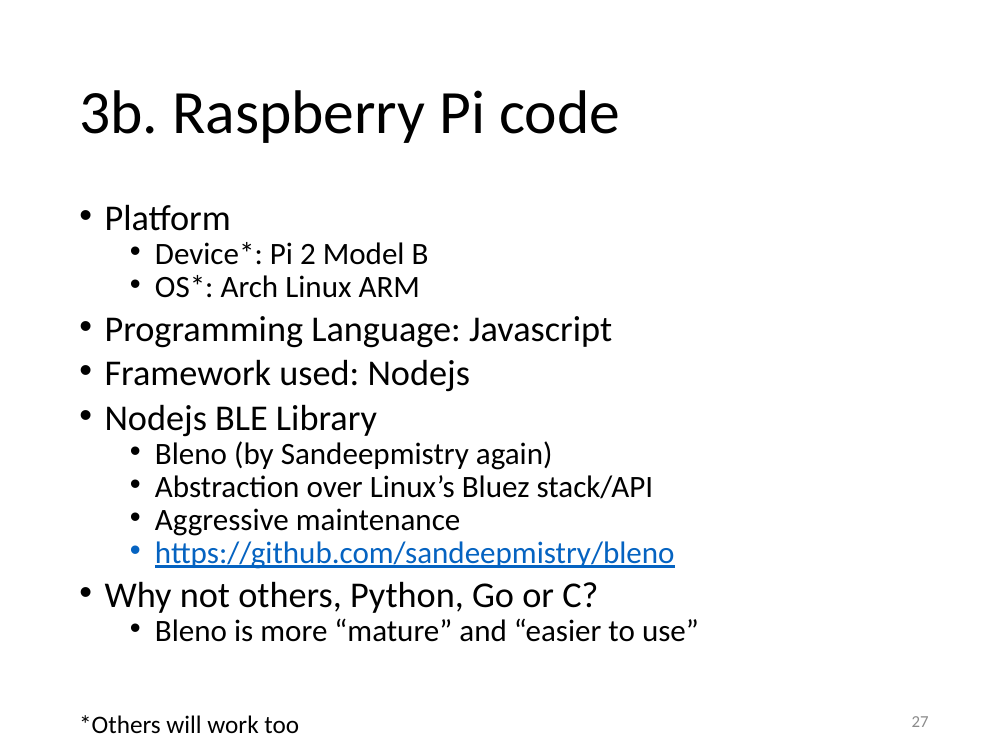
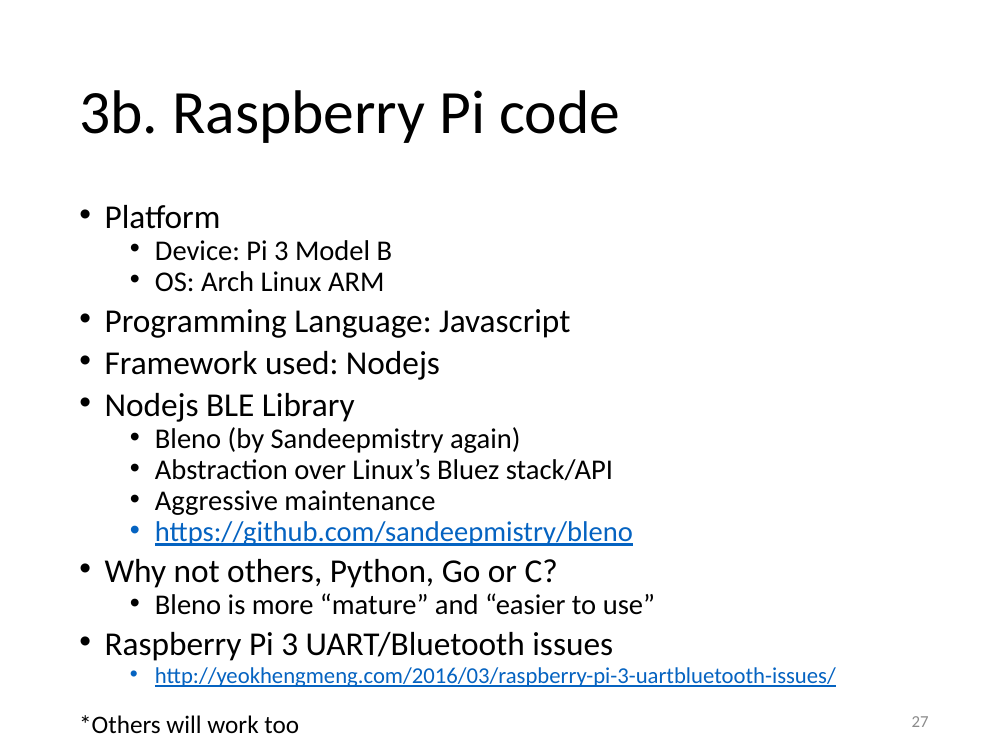
Before and after one commit to yeokm1/intro-to-ble, a slide deck: slide 27 of intro to ble.pptx. Drawn at 1008x756 pixels with LibreOffice and Linux fonts; fonts in the diff are those of the drawing. Boxes give left, top, right and bottom in pixels: in the first picture for what was removed or moved away, otherwise in the second. Text is boxed around its words. In the diff, an @@ line names an element or a change of style, - is before the commit and + after.

Commit message:
some updates

```diff
--- a/intro to ble.pptx
+++ b/intro to ble.pptx
@@ text at bbox=[105, 205, 655, 615]: size 25.9 to 23.8 pt in "Platform", "Programming Language: Javascript", "Framework used: Nodejs", "Nodejs BLE Library" and 1 more places; size 22.2 to 20.4 pt in "Bleno (by Sandeepmistry again)", "Abstraction over Linux’s Bluez stack/API", "Aggressive maintenance", "https://github.com/sandeepmistry/bleno" and 1 more places @@
@@ text at bbox=[155, 240, 393, 292]: text changed; size 22.2 to 20.4 pt @@
-  • Device*: Pi 2 Model B
-  • OS*: Arch Linux ARM
+  • Device: Pi 3 Model B
+  • OS: Arch Linux ARM
@@ text at bbox=[105, 632, 836, 687]: paragraphs added @@
+• Raspberry Pi 3 UART/Bluetooth issues
+  • http://yeokhengmeng.com/2016/03/raspberry-pi-3-uartbluetooth-issues/
```
Also in this commit, not shown: 1 other slide changed.
